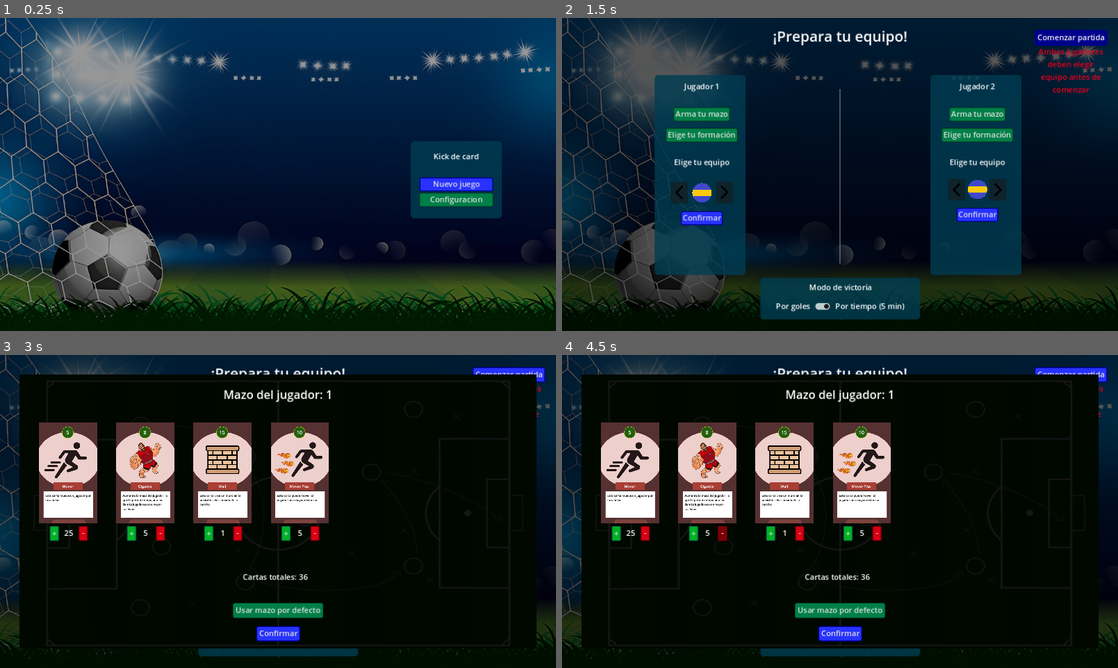
Above: before the commit, frames 1-4 (two rows, left to right).
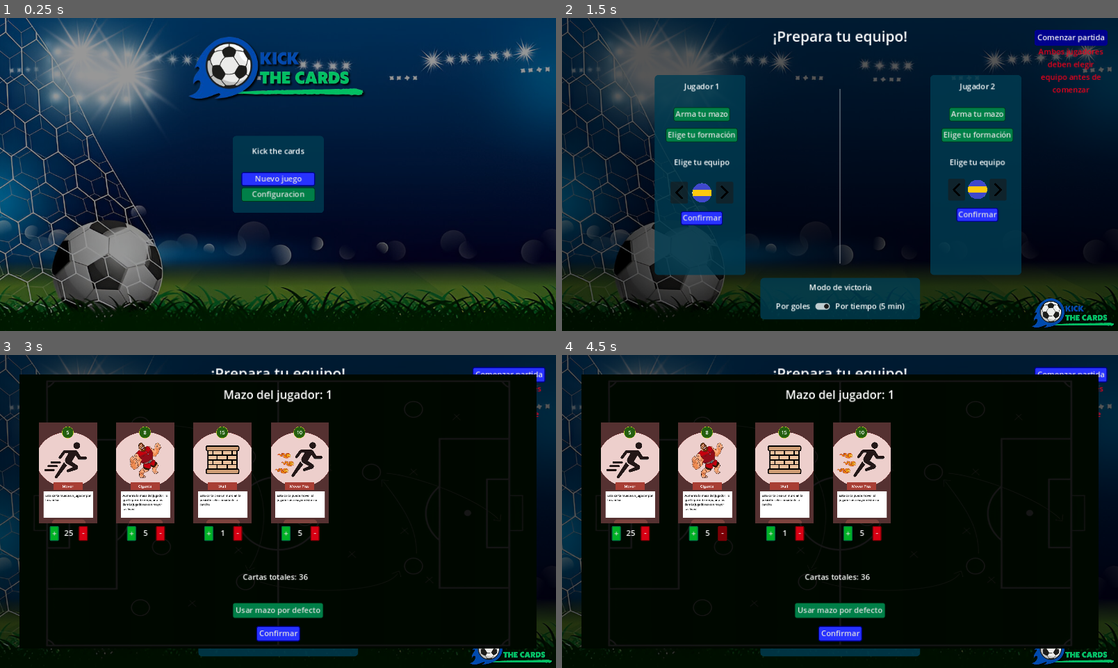
Above: after the commit, the same moments.

Repository: CardozoCasariegoLuciano/IDV_Boss_2024_S2
Game: Godot game, scene res://Views/main_menu/main_menu.tscn
The game is run twice, just before and just after one commit, with the same random seed, the same clock (stepped at 60 frames per second) and the same inputs.
Inputs (mouse positions are in pixels of both pictures, inside the frame that each line leads up to):
- Up to frame 1 (0.25 s): no input
- Up to frame 2 (1.5 s): click "Nuevo juego" at 0.5 s; click "Comenzar partida" at 1.25 s
- Up to frame 3 (3 s): click "Comenzar partida" at 2 s; click "Arma tu mazo" at 2.75 s
- Up to frame 4 (4.5 s): click "Elige tu formación" at 3.5 s; click (723, 530) at 4.25 s

The runs differ from the first frame. In frame 1, 11% of the frame differs, in the area x 34-91%, y 6-64%; in frame 2, 0.6%; in frame 3, 0.4%; in frame 4, 0.4%.

Commit message:
add logo en todas las pantallas

Diff:
--- a/Views/finished_turn/finished_turn.tscn
+++ b/Views/finished_turn/finished_turn.tscn
@@ -1,7 +1,8 @@
-[gd_scene load_steps=5 format=3 uid="uid://jkknwe4s7ha"]
+[gd_scene load_steps=6 format=3 uid="uid://jkknwe4s7ha"]
 
 [ext_resource type="Script" path="res://Views/finished_turn/finished_turn.gd" id="1_mmvgj"]
 [ext_resource type="Texture2D" uid="uid://b68ymaeytvdym" path="res://assets/fondo/waiting.jpeg" id="2_rp872"]
+[ext_resource type="Texture2D" uid="uid://c53vgljjiflo5" path="res://assets/fondo/Kick_the_cards_logo.png" id="3_kqrg7"]
 [ext_resource type="StyleBox" uid="uid://by2qbg25pw6k3" path="res://styles/button_blue_styles_hover.tres" id="3_qq6kf"]
 [ext_resource type="StyleBox" uid="uid://bb2xqcqx2i3mc" path="res://styles/button_blue_style.tres" id="4_q06i6"]
 
@@ -25,6 +26,23 @@
 offset_bottom = 667.0
 texture = ExtResource("2_rp872")
 expand_mode = 1
+
+[node name="Logo" type="TextureRect" parent="."]
+anchors_preset = 7
+anchor_left = 0.5
+anchor_top = 1.0
+anchor_right = 0.5
+anchor_bottom = 1.0
+offset_left = -188.0
+offset_top = -228.0
+offset_right = 176.0
+offset_bottom = 123.0
+grow_horizontal = 2
+grow_vertical = 0
+size_flags_vertical = 8
+texture = ExtResource("3_kqrg7")
+expand_mode = 1
+stretch_mode = 4
 
 [node name="VBoxContainer" type="VBoxContainer" parent="."]
 anchors_preset = 8
--- a/Views/main_menu/main_menu.tscn
+++ b/Views/main_menu/main_menu.tscn
@@ -1,7 +1,8 @@
-[gd_scene load_steps=8 format=3 uid="uid://08vgyv8fxof4"]
+[gd_scene load_steps=9 format=3 uid="uid://08vgyv8fxof4"]
 
 [ext_resource type="Script" path="res://Views/main_menu/main_menu.gd" id="1_p2c4j"]
 [ext_resource type="Texture2D" uid="uid://i6qfwa1enryq" path="res://assets/fondo/fondo_main_page.jpeg" id="2_c632s"]
+[ext_resource type="Texture2D" uid="uid://c53vgljjiflo5" path="res://assets/fondo/Kick_the_cards_logo.png" id="3_67rjr"]
 [ext_resource type="StyleBox" uid="uid://by2qbg25pw6k3" path="res://styles/button_blue_styles_hover.tres" id="3_hfclf"]
 [ext_resource type="StyleBox" uid="uid://bb2xqcqx2i3mc" path="res://styles/button_blue_style.tres" id="4_d5fvw"]
 [ext_resource type="StyleBox" uid="uid://1jmpjhepq6et" path="res://styles/button_green_styles_hover.tres" id="5_h2mr6"]
@@ -25,12 +26,31 @@
 texture = ExtResource("2_c632s")
 expand_mode = 1
 
+[node name="Logo" type="TextureRect" parent="."]
+anchors_preset = 5
+anchor_left = 0.5
+anchor_right = 0.5
+offset_left = -250.0
+offset_right = 250.0
+offset_bottom = 214.0
+grow_horizontal = 2
+texture = ExtResource("3_67rjr")
+expand_mode = 1
+stretch_mode = 3
+
 [node name="menu" type="Panel" parent="."]
 clip_contents = true
-offset_left = 851.0
-offset_top = 255.0
-offset_right = 1040.0
-offset_bottom = 415.0
+anchors_preset = 8
+anchor_left = 0.5
+anchor_top = 0.5
+anchor_right = 0.5
+anchor_bottom = 0.5
+offset_left = -94.5
+offset_top = -80.0
+offset_right = 94.5
+offset_bottom = 80.0
+grow_horizontal = 2
+grow_vertical = 2
 theme_override_styles/panel = SubResource("StyleBoxFlat_2wcid")
 
 [node name="VBoxContainer" type="VBoxContainer" parent="menu"]
@@ -49,7 +69,7 @@
 
 [node name="Label" type="Label" parent="menu/VBoxContainer"]
 layout_mode = 2
-text = "Kick de card"
+text = "Kick the cards"
 horizontal_alignment = 1
 
 [node name="space" type="Label" parent="menu/VBoxContainer"]
--- a/Views/pre_game/pre_game.tscn
+++ b/Views/pre_game/pre_game.tscn
@@ -12,6 +12,7 @@
 [ext_resource type="Script" path="res://Views/pre_game/control_2.gd" id="7_inoag"]
 [ext_resource type="StyleBox" uid="uid://by2qbg25pw6k3" path="res://styles/button_blue_styles_hover.tres" id="11_6qcwc"]
 [ext_resource type="StyleBox" uid="uid://bb2xqcqx2i3mc" path="res://styles/button_blue_style.tres" id="12_oncx7"]
+[ext_resource type="Texture2D" uid="uid://c53vgljjiflo5" path="res://assets/fondo/Kick_the_cards_logo.png" id="13_msejo"]
 
 [sub_resource type="StyleBoxFlat" id="StyleBoxFlat_rjo4q"]
 bg_color = Color(0, 0.234667, 0.32, 0.807843)
@@ -196,6 +197,7 @@
 
 [node name="ErrorLabel" type="Label" parent="menu_player_1/player 1/Control"]
 modulate = Color(0.921569, 0, 0.101961, 1)
+layout_mode = 0
 offset_left = 192.0
 offset_top = 103.0
 offset_right = 375.0
@@ -399,6 +401,19 @@
 layout_mode = 2
 text = "Por tiempo (5 min)"
 
+[node name="Logo" type="TextureRect" parent="."]
+anchors_preset = 5
+anchor_left = 0.5
+anchor_right = 0.5
+offset_left = 367.0
+offset_top = 495.0
+offset_right = 609.0
+offset_bottom = 730.0
+grow_horizontal = 2
+texture = ExtResource("13_msejo")
+expand_mode = 1
+stretch_mode = 4
+
 [connection signal="button_up" from="Button" to="." method="_on_start_game"]
 [connection signal="button_up" from="menu_player_1/player 1/Buttons/deck button" to="." method="_on_player_1_select_deck"]
 [connection signal="button_up" from="menu_player_1/player 1/Buttons/formation button" to="." method="_on_player_1_select_formation"]
--- a/Views/win_screen/win_screen.tscn
+++ b/Views/win_screen/win_screen.tscn
@@ -1,8 +1,9 @@
-[gd_scene load_steps=4 format=3 uid="uid://llf8e86tdmf3"]
+[gd_scene load_steps=5 format=3 uid="uid://llf8e86tdmf3"]
 
 [ext_resource type="Script" path="res://Views/win_screen/win_screen.gd" id="1_o1w0g"]
 [ext_resource type="Texture2D" uid="uid://chlhiq0602e1k" path="res://assets/fondo/win.jpeg" id="2_88kk1"]
 [ext_resource type="AudioStream" uid="uid://omtcat6b8uii" path="res://assets/audio/game/whistle.ogg" id="3_i85l5"]
+[ext_resource type="Texture2D" uid="uid://c53vgljjiflo5" path="res://assets/fondo/Kick_the_cards_logo.png" id="4_u5qxm"]
 
 [node name="WinScreen" type="CanvasLayer"]
 script = ExtResource("1_o1w0g")
@@ -57,5 +58,22 @@
 [node name="endGame" type="AudioStreamPlayer" parent="."]
 stream = ExtResource("3_i85l5")
 
+[node name="Logo" type="TextureRect" parent="."]
+anchors_preset = 7
+anchor_left = 0.5
+anchor_top = 1.0
+anchor_right = 0.5
+anchor_bottom = 1.0
+offset_left = -188.0
+offset_top = -228.0
+offset_right = 176.0
+offset_bottom = 123.0
+grow_horizontal = 2
+grow_vertical = 0
+size_flags_vertical = 8
+texture = ExtResource("4_u5qxm")
+expand_mode = 1
+stretch_mode = 4
+
 [connection signal="button_down" from="VBoxContainer/new_game_button" to="." method="_on_new_game"]
 [connection signal="button_down" from="VBoxContainer/exit_button" to="." method="_on_exit"]
--- a/main/main.tscn
+++ b/main/main.tscn
@@ -477,6 +477,7 @@
 metadata/_edit_lock_ = true
 
 [node name="turnos_2" type="Label" parent="HUD/Node/Control"]
+layout_mode = 0
 offset_left = 253.0
 offset_top = 445.0
 offset_right = 654.0
Not shown: 1 places in Views/pre_game/pre_game.tscn that only renumber resources
Binary file added: assets/fondo/Kick_the_cards_logo.png
Not shown, added: assets/fondo/Kick_the_cards_logo.png.import
